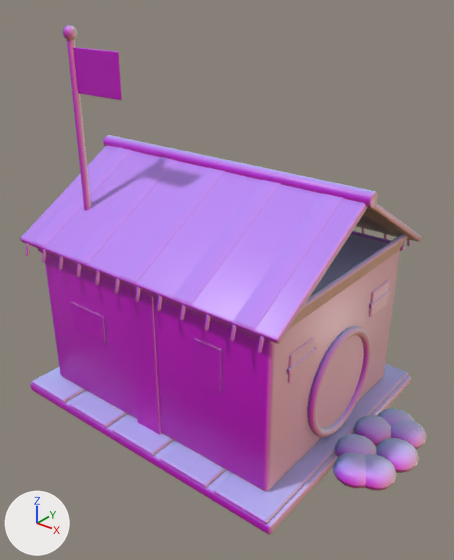
What one commit did to the glTF model game/assets/models/units/unit_base.glb.
One viewpoint serves both versions: a camera (50 mm lens) standing at (2.61, -3.2, 2.94) and looking at (0.09, -0.05, 0.99). The axes (+X, +Y, +Z) are drawn at lower left. The lights are the same throughout. The first picture is the older version. Where no turn or scale is listed for an object, it has been applied to the vertices.

Names of what the first picture shows: 'flag', 'house', 'pole'.
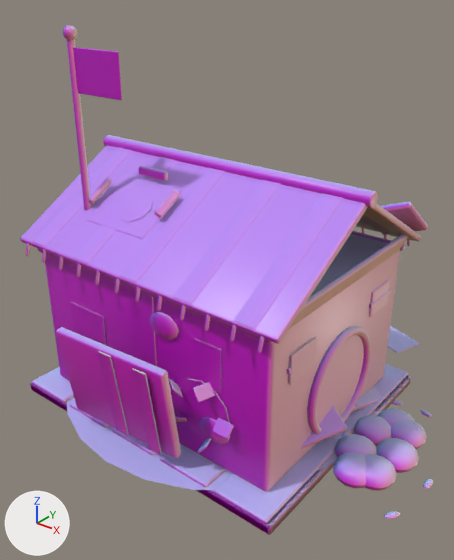
The change, as a diff of the scene's bpy script:
```diff
--- a/game/assets/models/units/unit_base.glb.py
+++ b/game/assets/models/units/unit_base.glb.py
@@ me_wreck @@
+me_wreck.from_pydata(...)  # 1134 vertices, 2180 faces; spans x -1.2..1.2, y -1.2..1.65, z 0.0..0.61
+# faces by material slot: [1276, 812, 92]
+me_wreck.materials.append(mat_m_toon_base)
+me_wreck.materials.append(mat_m_team)
+me_wreck.materials.append(mat_m_flat)
@@ me_dmg2 @@
+me_dmg2.from_pydata(...)  # 658 vertices, 1200 faces; spans x -1.28..1.02, y -1.16..0.93, z 0.2..1.76
+# faces by material slot: [176, 988, 36]
+me_dmg2.materials.append(mat_m_flat)
+me_dmg2.materials.append(mat_m_toon_base)
+me_dmg2.materials.append(mat_m_team)
@@ me_dmg1 @@
+me_dmg1.from_pydata(...)  # 384 vertices, 704 faces; spans x -1.02..1.73, y -0.84..0.86, z 0.0..1.59
+# faces by material slot: [72, 632]
+me_dmg1.materials.append(mat_m_flat)
+me_dmg1.materials.append(mat_m_toon_base)
@@ ob_wreck @@
+ob_wreck = bpy.data.objects.new('wreck', me_wreck)
+ob_wreck.location = (0.0, 0.0, 0.0)
@@ ob_dmg2 @@
+ob_dmg2 = bpy.data.objects.new('dmg2', me_dmg2)
+ob_dmg2.location = (0.0, 0.0, 0.0)
@@ ob_dmg1 @@
+ob_dmg1 = bpy.data.objects.new('dmg1', me_dmg1)
+ob_dmg1.location = (0.0, 0.0, 0.0)
```

Where the change shows, as pixel boxes (x1, y1, x2, y2) in the pictures (454 x 560 px):
'dmg2', added: after (56, 166, 317, 458)
    faces in mat_m_toon_base: (56, 166, 234, 458)
    faces in mat_m_flat: (118, 194, 317, 442)
    faces in mat_m_team: (98, 351, 162, 455)
'wreck', added (mostly hidden): after (67, 326, 420, 490)
    faces in mat_m_flat: (67, 397, 376, 490)
    faces in mat_m_toon_base: (301, 386, 387, 449)
    faces in mat_m_team: (387, 326, 420, 353)
'dmg1', added: after (150, 202, 433, 519)
